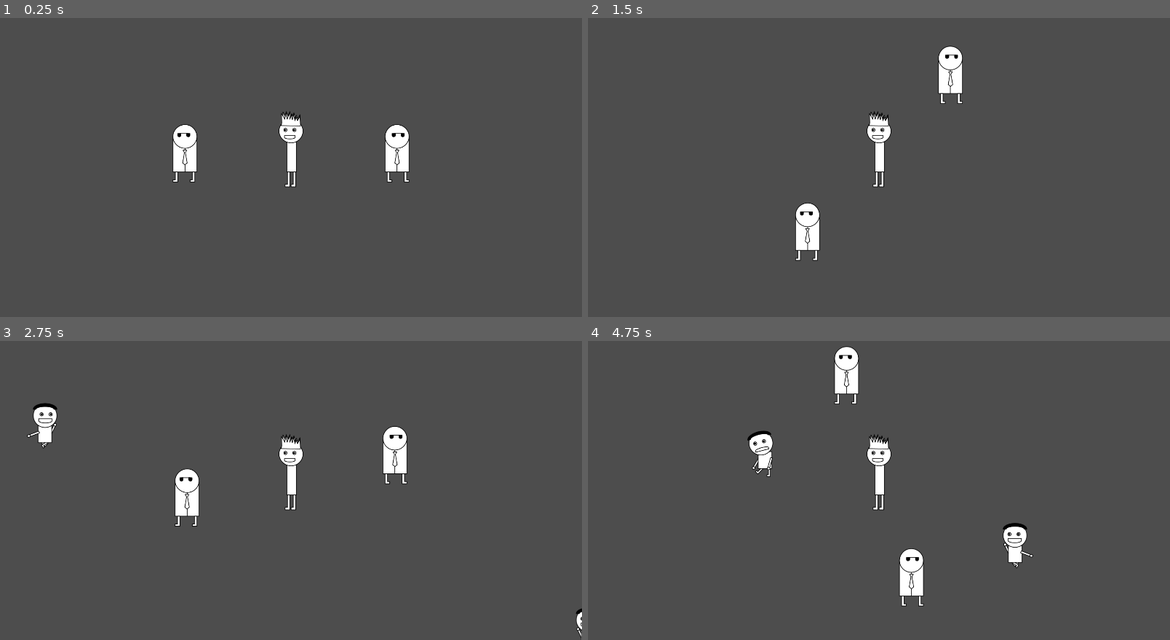
Above: before the commit, frames 1-4 (two rows, left to right).
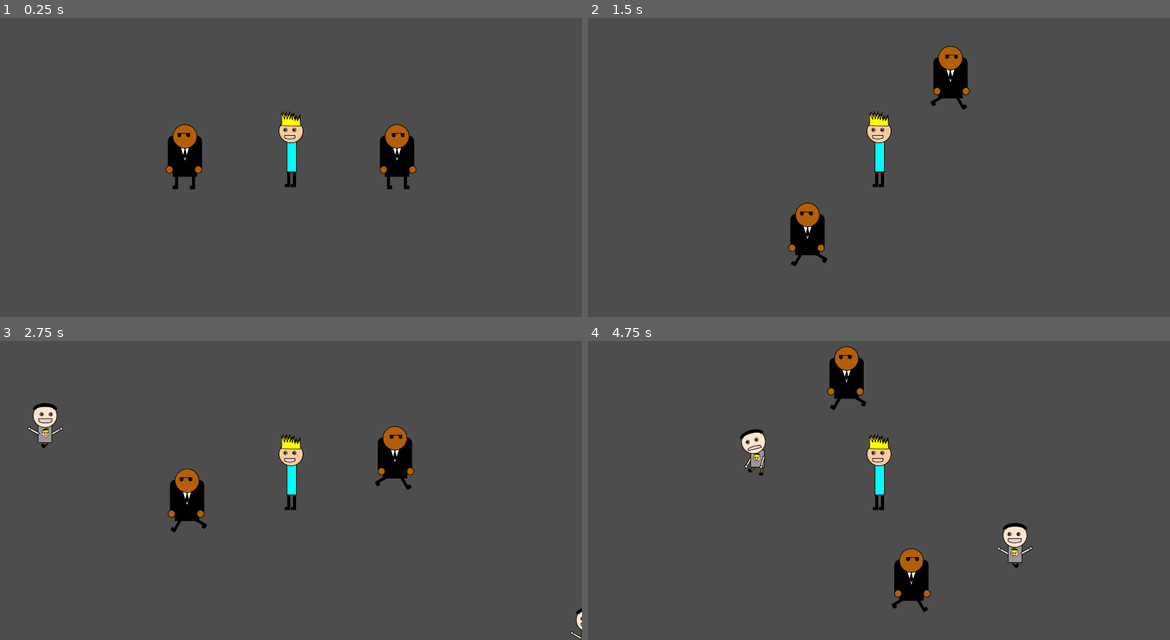
Above: after the commit, the same moments.

Repository: Spiraling-Time/Professional_Development
Game: Godot game, scene res://game_stuff/Scenes/world.tscn
The game is run twice, just before and just after one commit, with the same random seed, the same clock (stepped at 60 frames per second) and the same inputs.
Inputs:
- Up to frame 1 (0.25 s): no input
- Up to frame 2 (1.5 s): tap Enter at 0.5 s; hold D (right) 0.53-1.28 s; hold A (left) from 1.28 s (still down)
- Up to frame 3 (2.75 s): release A (left) at 2.03 s; hold D (right) from 2.03 s (still down)
- Up to frame 4 (4.75 s): release D (right) at 3.53 s; hold A (left) from 3.53 s (still down)

The runs differ from the first frame. In frame 1, 2.4% of the frame differs, in the area x 28-72%, y 31-58%; in frame 2, 2.4%; in frame 3, 2.8%; in frame 4, 3.4%, in the area x 26-77%, y 1-91%.

Commit message:
made the game have color and made bodyguards push out people

Diff:
--- a/game_stuff/Code/body_guard.gd
+++ b/game_stuff/Code/body_guard.gd
@@ -2,4 +2,6 @@
 
 func _physics_process(delta: float) -> void:
 	for bodies in get_overlapping_bodies():
-		if bodies.has_method("turn_away") and bodies.mode == "MOVE": bodies.turn_away()
+		if bodies.has_method("turn_away"):
+			if bodies.mode == "MOVE": bodies.turn_away()
+			if bodies.mode == "RETREAT": bodies.move()
--- a/game_stuff/Code/body_guard_orbit.gd
+++ b/game_stuff/Code/body_guard_orbit.gd
@@ -18,15 +18,12 @@
 		if body_guard1_rotation.x > 0 and prev_vector_x == false or (body_guard1_rotation.x < 0 and prev_vector_x == true):
 			$BodyGuard1.scale.x = $BodyGuard1.scale.x*-1
 			$BodyGuard2.scale.x = $BodyGuard2.scale.x*-1
-			#print("swap")
-			#print((global_position - body_guard1_rotation))
+
 		if body_guard1_rotation.x > 0: prev_vector_x = true
 		else: prev_vector_x = false
 
-
-			#$BodyGuard2.scale.x = $BodyGuard2.scale.x*-1
-			#print("swap")
-		#print((global_position - $BodyGuard1.global_position).normalized())
+		$BodyGuard1/AnimationPlayer.play("Run")
+		$BodyGuard2/AnimationPlayer.play("Run")
 
 	elif Input.get_action_strength("right") >= .1:
 		rotation += speed_right
@@ -39,7 +36,13 @@
 		if body_guard1_rotation.x > 0 and prev_vector_x == false or (body_guard1_rotation.x < 0 and prev_vector_x == true):
 			$BodyGuard1.scale.x = $BodyGuard1.scale.x*-1
 			$BodyGuard2.scale.x = $BodyGuard2.scale.x*-1
-			#print("swap")
-			#print((global_position - body_guard1_rotation))
+
 		if body_guard1_rotation.x > 0: prev_vector_x = true
 		else: prev_vector_x = false
+
+		$BodyGuard1/AnimationPlayer.play("Run")
+		$BodyGuard2/AnimationPlayer.play("Run")
+
+	else:
+		$BodyGuard1/AnimationPlayer.play("Idle")
+		$BodyGuard2/AnimationPlayer.play("Idle")
--- a/game_stuff/Code/fan_1.gd
+++ b/game_stuff/Code/fan_1.gd
@@ -29,6 +29,7 @@
 	mode = "RETREAT"
 	scale.x = -1
 
+
 func move():
 	velocity = dir*speed
 	move_and_slide()
--- a/game_stuff/Code/kyle.gd
+++ b/game_stuff/Code/kyle.gd
@@ -1 +1,4 @@
 extends Node2D
+
+func _ready() -> void:
+	$AnimationPlayer.play("Idle")
--- a/game_stuff/Scenes/body_guard.tscn
+++ b/game_stuff/Scenes/body_guard.tscn
@@ -1,17 +1,81 @@
-[gd_scene load_steps=4 format=3 uid="uid://de6n5un4txtrt"]
+[gd_scene load_steps=8 format=3 uid="uid://de6n5un4txtrt"]
 
-[ext_resource type="Texture2D" uid="uid://c05w60jhfqako" path="res://game_stuff/Assets/Game Design Orbit Game_ Body Guards.png" id="1_j2vs3"]
 [ext_resource type="Script" uid="uid://csokiqg5sounq" path="res://game_stuff/Code/body_guard.gd" id="1_qnro6"]
+[ext_resource type="Texture2D" uid="uid://dibcqleg7st51" path="res://game_stuff/Assets/bodygaurdspritesheet.png" id="2_qnro6"]
+
+[sub_resource type="Animation" id="Animation_qnro6"]
+resource_name = "Run"
+length = 0.4
+loop_mode = 1
+step = 0.2
+tracks/0/type = "value"
+tracks/0/imported = false
+tracks/0/enabled = true
+tracks/0/path = NodePath("Sprite2D:frame")
+tracks/0/interp = 1
+tracks/0/loop_wrap = true
+tracks/0/keys = {
+"times": PackedFloat32Array(0, 0.2, 0.4),
+"transitions": PackedFloat32Array(1, 1, 1),
+"update": 1,
+"values": [1, 2, 1]
+}
+
+[sub_resource type="Animation" id="Animation_rqhjh"]
+length = 0.001
+tracks/0/type = "value"
+tracks/0/imported = false
+tracks/0/enabled = true
+tracks/0/path = NodePath("Sprite2D:frame")
+tracks/0/interp = 1
+tracks/0/loop_wrap = true
+tracks/0/keys = {
+"times": PackedFloat32Array(0),
+"transitions": PackedFloat32Array(1),
+"update": 1,
+"values": [1]
+}
+
+[sub_resource type="Animation" id="Animation_r2p8v"]
+resource_name = "Idle"
+length = 0.01
+step = 0.01
+tracks/0/type = "value"
+tracks/0/imported = false
+tracks/0/enabled = true
+tracks/0/path = NodePath("Sprite2D:frame")
+tracks/0/interp = 1
+tracks/0/loop_wrap = true
+tracks/0/keys = {
+"times": PackedFloat32Array(0),
+"transitions": PackedFloat32Array(1),
+"update": 1,
+"values": [0]
+}
+
+[sub_resource type="AnimationLibrary" id="AnimationLibrary_r2p8v"]
+_data = {
+&"Idle": SubResource("Animation_r2p8v"),
+&"RESET": SubResource("Animation_rqhjh"),
+&"Run": SubResource("Animation_qnro6")
+}
 
 [sub_resource type="RectangleShape2D" id="RectangleShape2D_qnro6"]
-size = Vector2(82, 123)
+size = Vector2(82, 137)
 
 [node name="BodyGuard" type="Area2D"]
 script = ExtResource("1_qnro6")
 
+[node name="AnimationPlayer" type="AnimationPlayer" parent="."]
+libraries = {
+&"": SubResource("AnimationLibrary_r2p8v")
+}
+
 [node name="Sprite2D" type="Sprite2D" parent="."]
-texture = ExtResource("1_j2vs3")
+texture = ExtResource("2_qnro6")
+vframes = 3
+frame = 1
 
 [node name="CollisionShape2D" type="CollisionShape2D" parent="."]
-position = Vector2(0, 1.5)
+position = Vector2(0, 8.5)
 shape = SubResource("RectangleShape2D_qnro6")
--- a/game_stuff/Scenes/fan_1.tscn
+++ b/game_stuff/Scenes/fan_1.tscn
@@ -1,7 +1,7 @@
 [gd_scene load_steps=9 format=3 uid="uid://dwkkknsbystxb"]
 
 [ext_resource type="Script" uid="uid://fedfjl7iyjcg" path="res://game_stuff/Code/fan_1.gd" id="1_1u1xs"]
-[ext_resource type="Texture2D" uid="uid://bxaw8f2j30n1s" path="res://game_stuff/Assets/fan1_sprite_sheet.png" id="2_thxo3"]
+[ext_resource type="Texture2D" uid="uid://c7badmr6ju781" path="res://game_stuff/Assets/fan1spritesheet.png" id="2_1u1xs"]
 
 [sub_resource type="Animation" id="Animation_thxo3"]
 resource_name = "Happy"
@@ -101,7 +101,7 @@
 script = ExtResource("1_1u1xs")
 
 [node name="Sprite2D" type="Sprite2D" parent="."]
-texture = ExtResource("2_thxo3")
+texture = ExtResource("2_1u1xs")
 vframes = 8
 frame = 1
 
--- a/game_stuff/Scenes/kyle.tscn
+++ b/game_stuff/Scenes/kyle.tscn
@@ -1,13 +1,13 @@
 [gd_scene load_steps=3 format=3 uid="uid://dwy1xy6m2vd8r"]
 
-[ext_resource type="Texture2D" uid="uid://dmqky6vpa40w8" path="res://game_stuff/Assets/kyle_sprite_sheet.png" id="1_fl6hr"]
 [ext_resource type="Script" uid="uid://kiwepakr14nd" path="res://game_stuff/Code/kyle.gd" id="1_oty1q"]
+[ext_resource type="Texture2D" uid="uid://5u18cb5lwkhh" path="res://game_stuff/Assets/kyle sprite sheet.png" id="2_oty1q"]
 
 [node name="Kyle" type="Node2D"]
 script = ExtResource("1_oty1q")
 
 [node name="Sprite2D" type="Sprite2D" parent="."]
-texture = ExtResource("1_fl6hr")
+texture = ExtResource("2_oty1q")
 vframes = 8
 
 [node name="AnimationPlayer" type="AnimationPlayer" parent="."]
Binary file added: game_stuff/Assets/Color Professional Development_ Body Guards.png
Not shown, added: game_stuff/Assets/Color Professional Development_ Body Guards.png.import
Binary file removed: game_stuff/Assets/Game Design Orbit Game_ Body Guards.png
Binary file added: game_stuff/Assets/bodygaurdspritesheet.png
Not shown, changed: game_stuff/Assets/bodygaurdspritesheet.png.import
Binary file removed: game_stuff/Assets/fan1_sprite_sheet.png
Binary file added: game_stuff/Assets/fan1spritesheet.png
Not shown, changed: game_stuff/Assets/fan1spritesheet.png.import
Binary file added: game_stuff/Assets/kyle sprite sheet.png
Not shown, changed: game_stuff/Assets/kyle sprite sheet.png.import
Binary file removed: game_stuff/Assets/kyle_sprite_sheet.png
